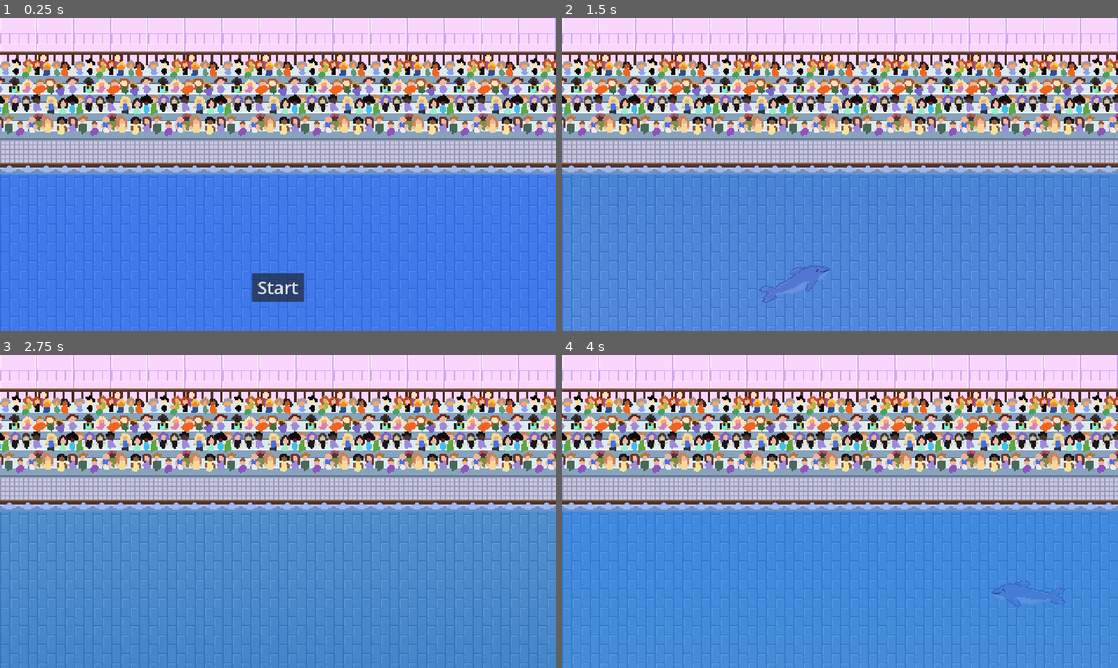
Above: before the commit, frames 1-4 (two rows, left to right).
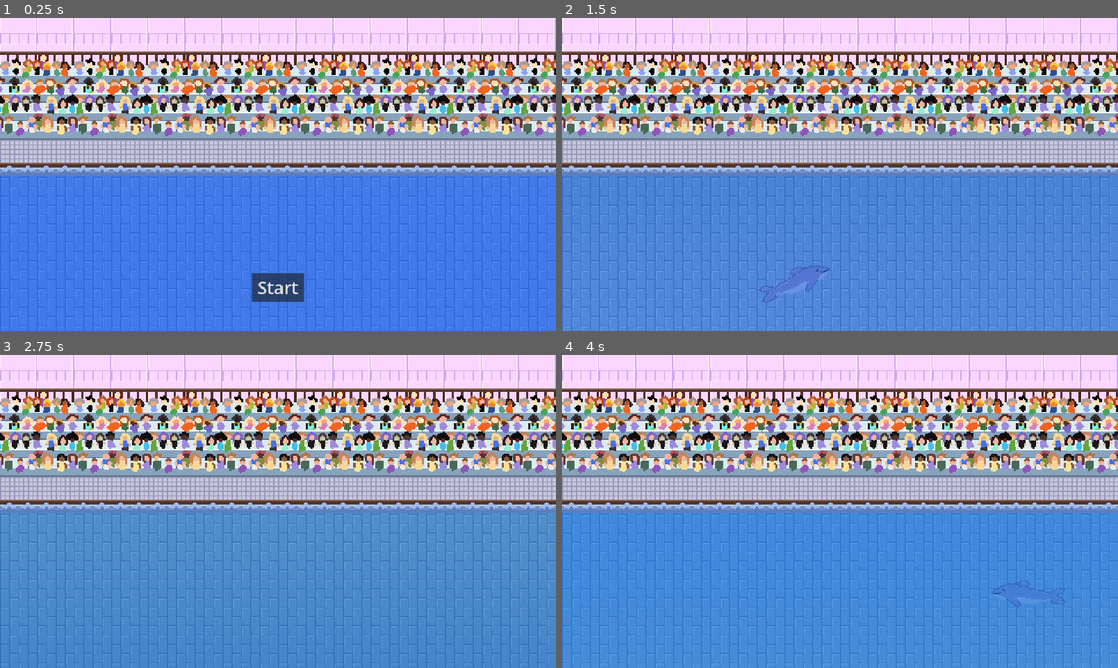
Above: after the commit, the same moments.

Repository: Kugelpanzer/GGJ-2024
Game: Godot game, scene res://Main.tscn
Same seed, same stepped clock (60 frames per second), same inputs: the game is played once before the commit and once after it.
Inputs (mouse positions are in pixels of both pictures, inside the frame that each line leads up to):
- Up to frame 1 (0.25 s): no input
- Up to frame 2 (1.5 s): click "Start" at 0.5 s; move the mouse to (962, 158) at 1.27 s
- Up to frame 3 (2.75 s): move the mouse to (166, 527) at 2.02 s
- Up to frame 4 (4 s): move the mouse to (895, 442) at 2.77 s; tap Enter at 3.5 s; move the mouse to (812, 574) at 3.52 s

The runs differ from the first frame. In frame 1, 0.6% of the frame differs, in the area x 0-100%, y 48-51%; in frame 2, 0.6%; in frame 3, 0.2%; in frame 4, 0.6%.

Commit message:
main scene

Diff:
--- a/Main.tscn
+++ b/Main.tscn
@@ -12,6 +12,7 @@
 [ext_resource type="PackedScene" uid="uid://bpcm67gm8sok3" path="res://Water.tscn" id="7_bbi0j"]
 [ext_resource type="Script" path="res://Water.gd" id="8_ofdqp"]
 [ext_resource type="Script" path="res://SpawnPoint.gd" id="9_6f7yk"]
+[ext_resource type="Texture2D" uid="uid://dqf6y71dmudty" path="res://art/tamniTalas.png" id="13_3wij7"]
 
 [sub_resource type="TileSetAtlasSource" id="TileSetAtlasSource_wyqbi"]
 texture = ExtResource("3_xmxa7")
@@ -129,6 +130,18 @@
 position = Vector2(1459, 352)
 script = ExtResource("9_6f7yk")
 
+[node name="Talas1" type="Sprite2D" parent="."]
+z_index = 15
+position = Vector2(673, 534)
+scale = Vector2(4, 4)
+texture = ExtResource("13_3wij7")
+
+[node name="Talas2" type="Sprite2D" parent="."]
+z_index = 15
+position = Vector2(1441, 534)
+scale = Vector2(4, 4)
+texture = ExtResource("13_3wij7")
+
 [connection signal="timeout" from="MobTimer" to="." method="_on_MobTimer_timeout"]
 [connection signal="timeout" from="ScoreTimer" to="." method="_on_ScoreTimer_timeout"]
 [connection signal="timeout" from="StartTimer" to="." method="_on_StartTimer_timeout"]
Not shown: 1 places in Main.tscn that only renumber resources
Binary file added: art/tamniTalas.png
Not shown, added: art/tamniTalas.png.import
